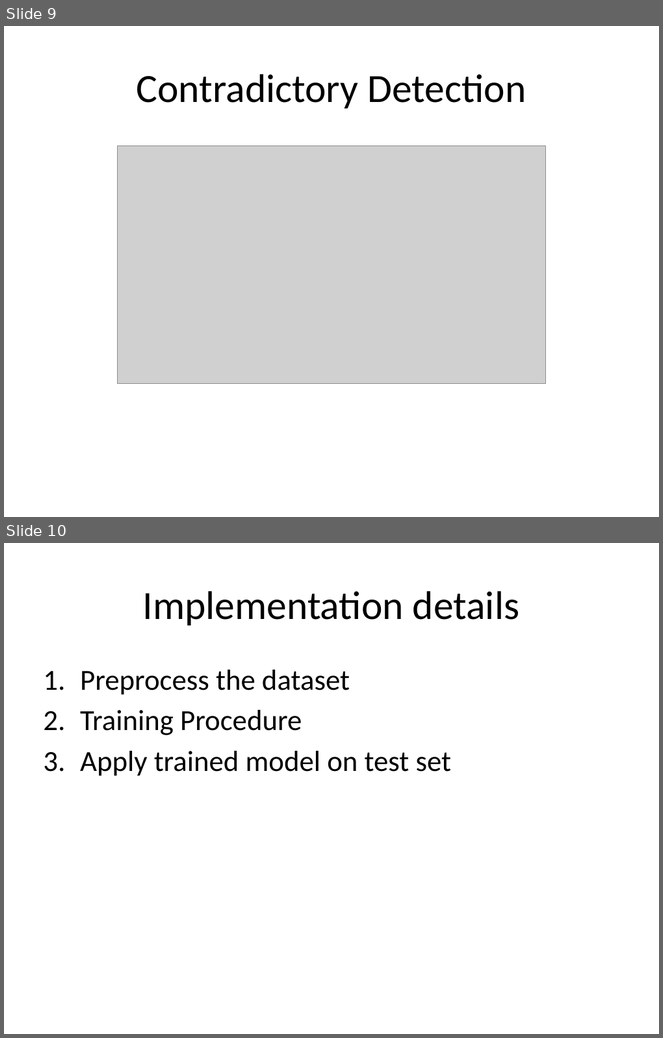
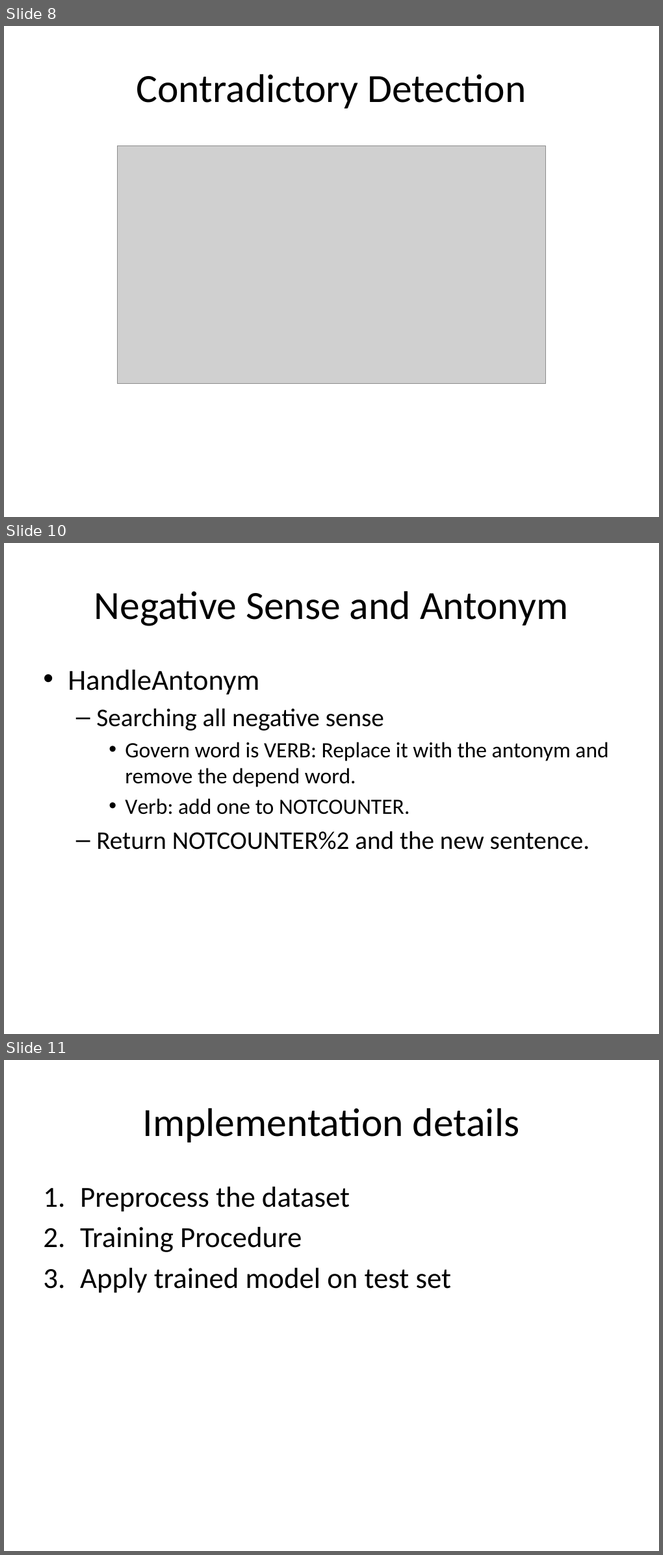
Before and after one commit to dx88968/SRA, a slide deck: Report/NLP.pptx. Shown one above the other, each under a label of ours: slides 9 and 10 before the commit, slides 8, 10 and 11 after it; the slides between them are not shown. The pictures are 663x1038 and 663x1555 pixels, drawn with LibreOffice and Linux fonts; fonts in the diff are those of the drawing; grey boxes stand for pictures. Boxes give left, top, right and bottom in pixels: in the first picture for what was removed or moved away, otherwise in the second. Text is boxed around its words. In the diff, an @@ line names an element or a change of style, - is before the commit and + after.

```diff
--- a/Report/NLP.pptx
+++ b/Report/NLP.pptx
@@ slide 10 added at (x1=4, y1=543, x2=659, y2=1034), background #FFFFFF @@
@@ title added at (x1=94, y1=591, x2=568, y2=626), 44 pt, text #000000 @@
+Negative Sense and Antonym
@@ text added at (x1=68, y1=670, x2=608, y2=850), 24 pt, text #000000 @@
+• HandleAntonym
+  – Searching all negative sense
+    • Govern word is VERB: Replace it with the antonym and remove the depend word.
+    • Verb: add one to NOTCOUNTER.
+  – Return NOTCOUNTER%2 and the new sentence.
@@ what was slide 9 is now slide 8 @@
@@ what was slide 10 is now slide 11 @@
```
Also in this commit, not shown: 3 slides changed, 1 other slide added.
